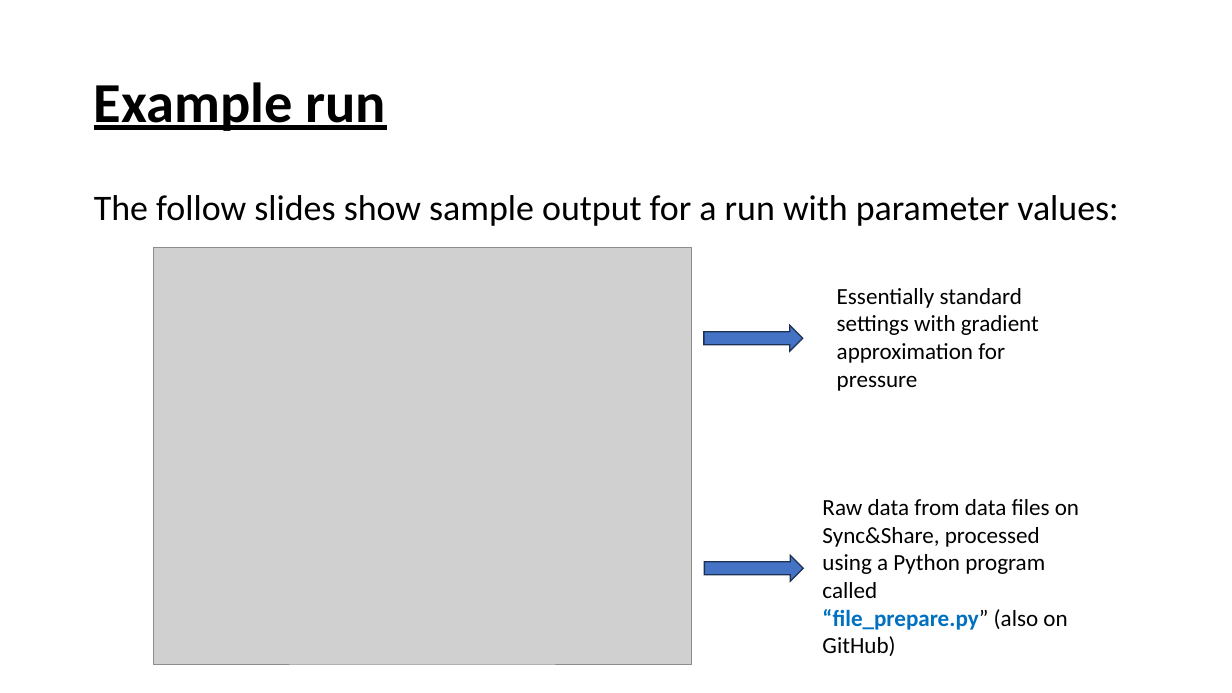
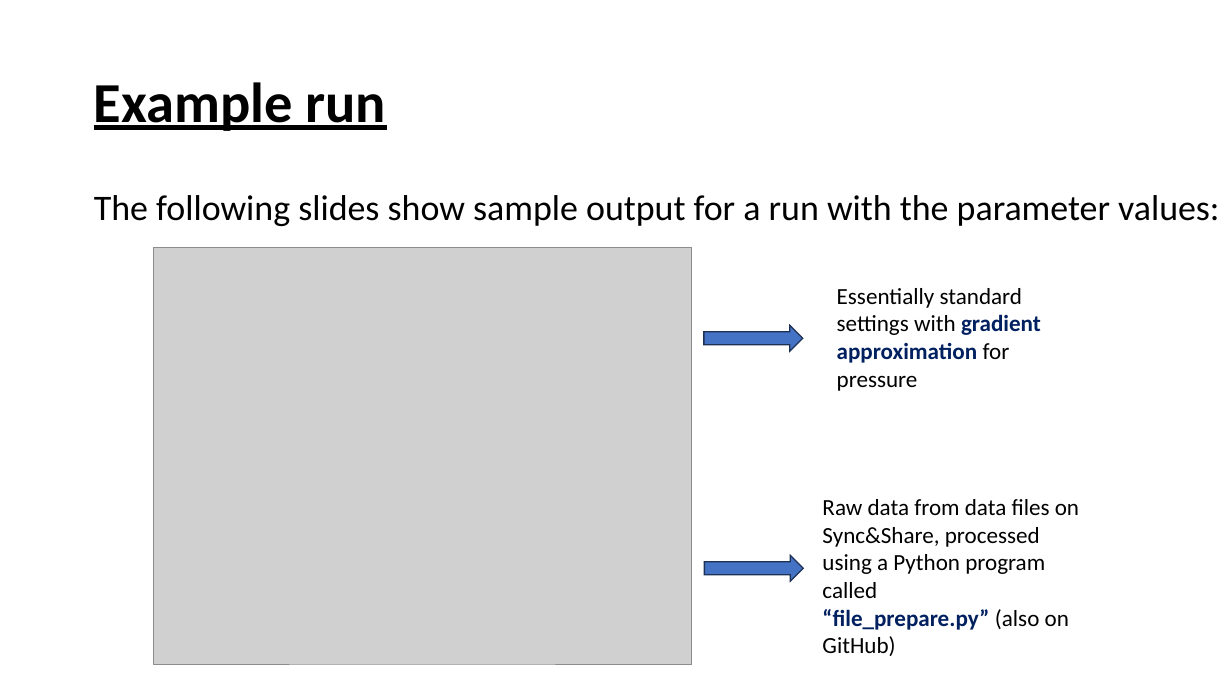
Before and after one commit to david-f-amorim/Simulating-THG-of-few-femtosecond-pulses-in-a-noble-gas-, a slide deck: slide 6 of presentations/DESY - Updates Week 1&2.pptx (slide 9 before the commit). Drawn at 1232x693 pixels with LibreOffice and Linux fonts; fonts in the diff are those of the drawing; grey boxes stand for pictures. Boxes give left, top, right and bottom in pixels: in the first picture for what was removed or moved away, otherwise in the second. Text is boxed around its words. In the diff, an @@ line names an element or a change of style, - is before the commit and + after.

```diff
--- a/presentations/DESY - Updates Week 1&2.pptx
+++ b/presentations/DESY - Updates Week 1&2.pptx
@@ text at <box>94,195,1219,226</box>: text changed @@
-The follow slides show sample output for a run with parameter values:
+The following slides show sample output for a run with the parameter values:
@@ text "Essentially standard settings with gradient ..." at <box>837,288,1041,391</box>: text colour #000000 to #002060, bold on in "gradient approximation" @@
@@ text at <box>822,609,1069,656</box>: text colour #0070C0 to #002060, text colour #000000 to #002060, bold on in "“file_prepare.py”" @@
```
Also in this commit, not shown: 11 other slides changed, 4 slides added, 4 slides removed, 2 other files.
